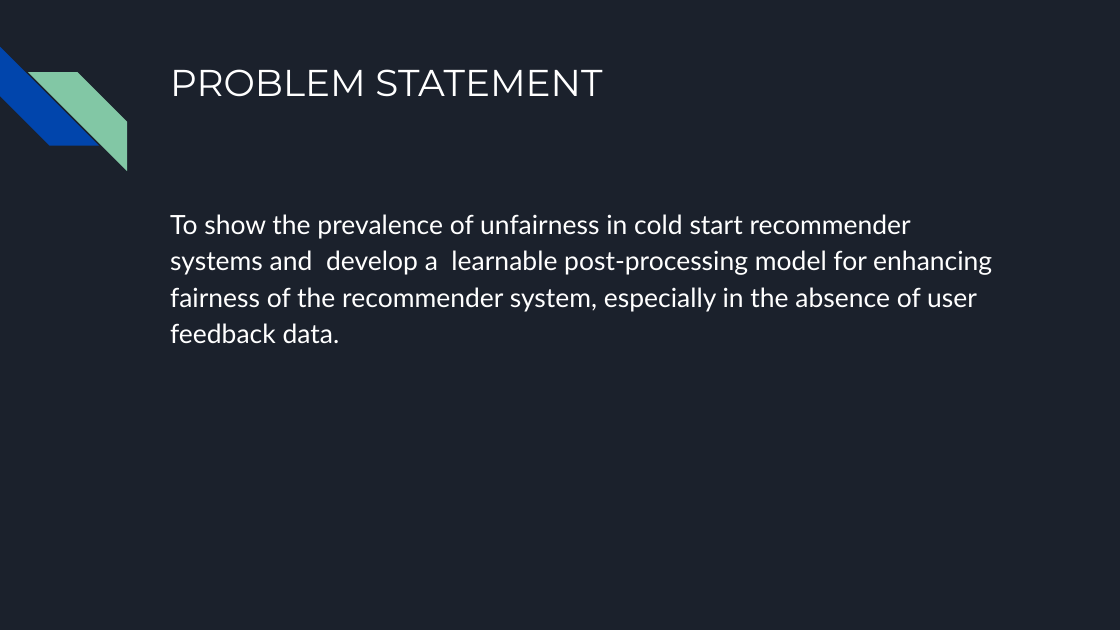
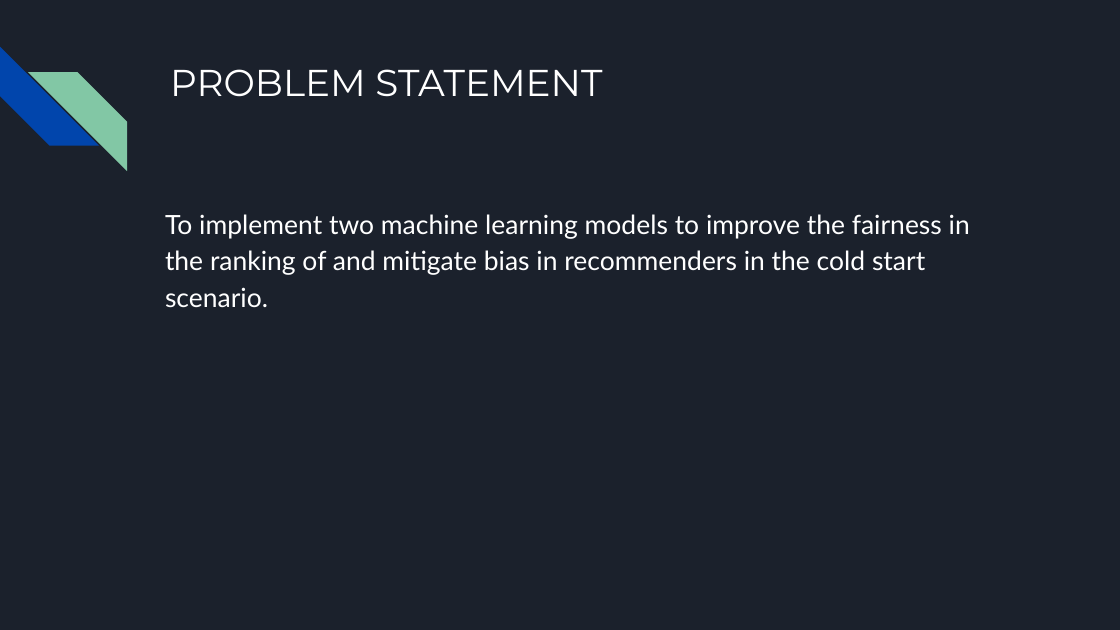
Before and after one commit to nikhilvenkatkumsetty/Mitigating-Unfairness-and-Bias-in-Cold-Start-Recommenders, a slide deck: slide 10 of MIDSEM and ENDSEM Presentations/IT458-IR_Endsem_Team-17_Nikhil_Amith.pptx. Drawn at 1120x630 pixels with LibreOffice and Linux fonts; fonts in the diff are those of the drawing. Boxes give left, top, right and bottom in pixels: in the first picture for what was removed or moved away, otherwise in the second. Text is boxed around its words. In the diff, an @@ line names an element or a change of style, - is before the commit and + after.

```diff
--- a/MIDSEM and ENDSEM Presentations/IT458-IR_Endsem_Team-17_Nikhil_Amith.pptx
+++ b/MIDSEM and ENDSEM Presentations/IT458-IR_Endsem_Team-17_Nikhil_Amith.pptx
@@ text at <box>165,214,970,308</box>: text changed @@
-To show the prevalence of unfairness in cold start recommender systems and develop a learnable post-processing model for enhancing fairness of the recommender system, especially in the absence of user feedback data.
+To implement two machine learning models to improve the fairness in the ranking of and mitigate bias in recommenders in the cold start scenario.
```
Also in this commit, not shown: 10 other slides changed, 1 slide added, 1 slide removed, 1 other file.
